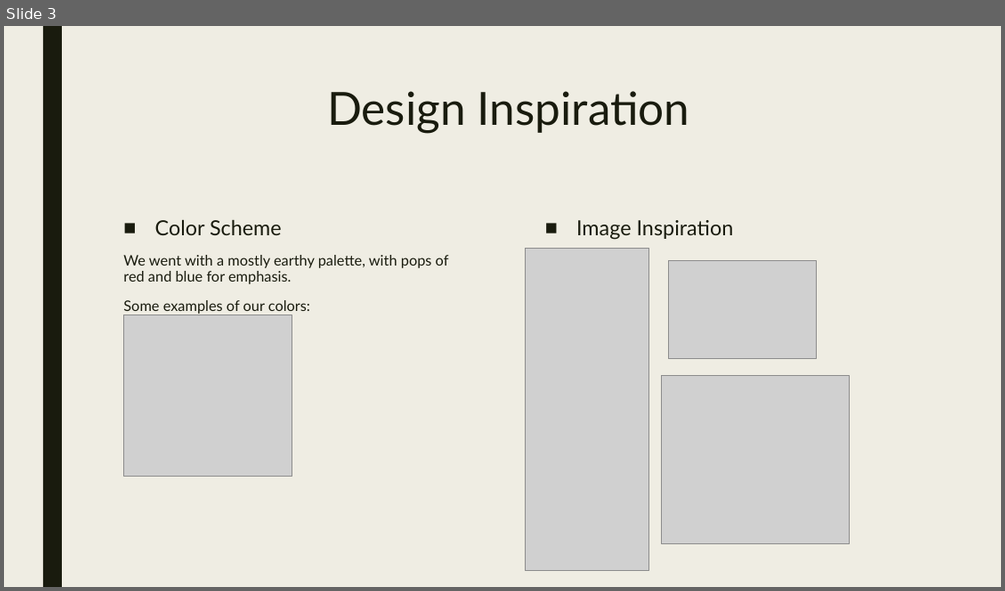
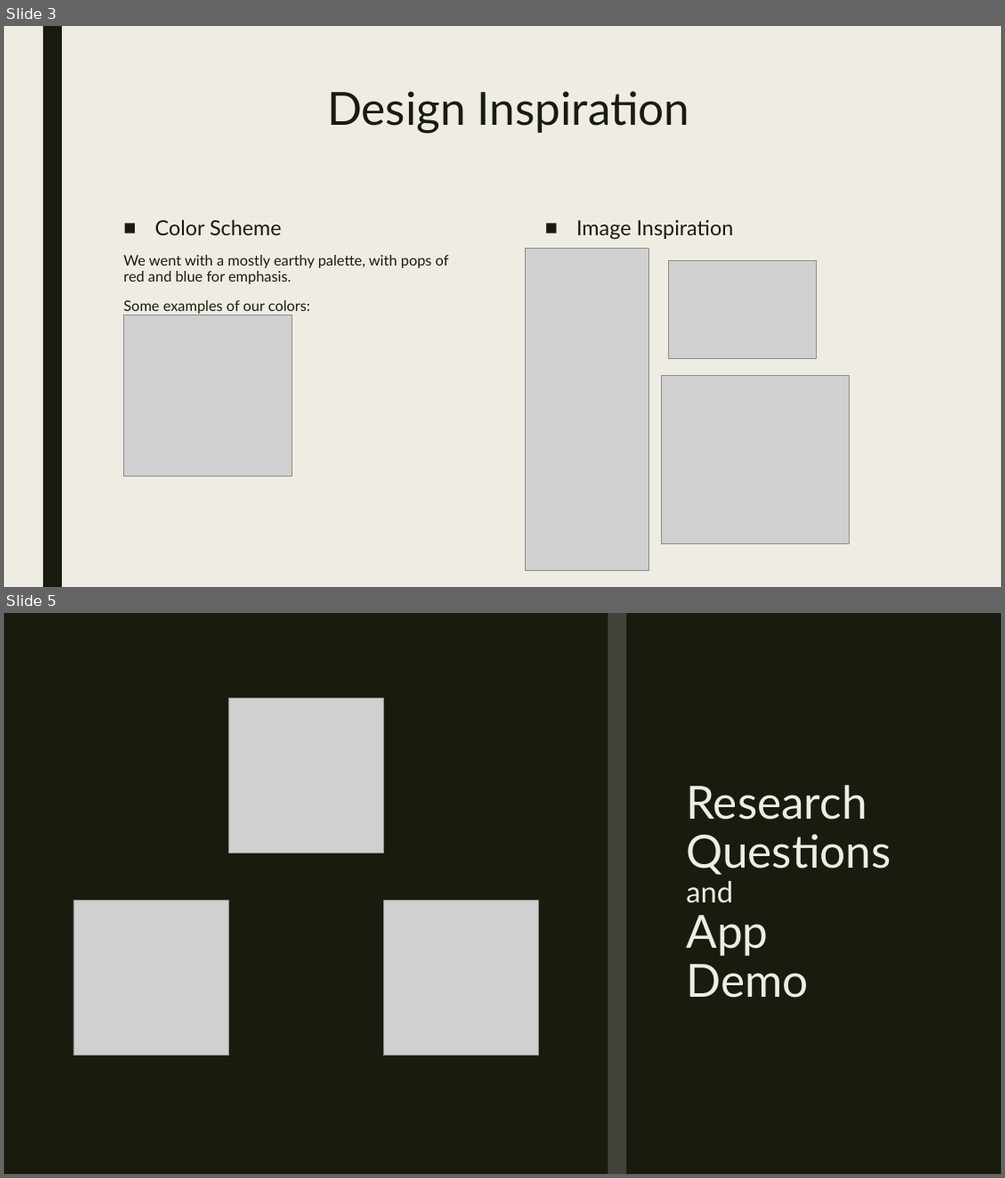
Before and after one commit to LosDelaro/Project-3, a slide deck: Anthony Bourdain’s Travels.pptx. Shown one above the other, each under a label of ours: slide 3 before the commit, slides 3 and 5 after it; the slides between them are not shown. The pictures are 1005x591 and 1005x1178 pixels, drawn with LibreOffice and Linux fonts; fonts in the diff are those of the drawing; grey boxes stand for pictures. Boxes give left, top, right and bottom in pixels: in the first picture for what was removed or moved away, otherwise in the second. Text is boxed around its words. In the diff, an @@ line names an element or a change of style, - is before the commit and + after.

```diff
--- a/Anthony Bourdain’s Travels.pptx
+++ b/Anthony Bourdain’s Travels.pptx
@@ slide 5 added at <box>4,613,1001,1174</box>, background #191B0E @@
@@ rectangle added at <box>4,613,1001,1174</box>, fill #191B0E @@
@@ rectangle added at <box>43,613,62,1174</box>, fill #EFEDE3 @@
@@ rectangle added at <box>607,613,626,1174</box>, fill #808080 at 40% opacity @@
@@ picture added at <box>228,698,383,852</box> @@
@@ title added at <box>686,785,890,997</box>, 44 pt, text #EFEDE3 @@
+Research
+Questions
+and
+App
+Demo
@@ picture added at <box>73,900,228,1055</box> @@
@@ picture added at <box>383,900,538,1055</box> @@
```
Also in this commit, not shown: 4 slides changed, 5 other slides added, 1 slide removed, 2 other files.
